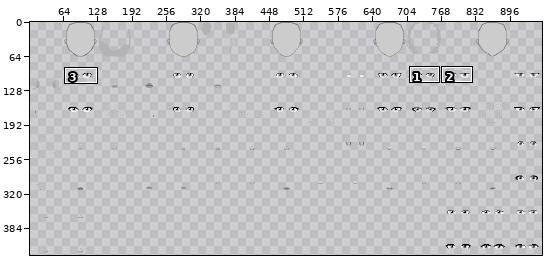
File history of a pixel-art file, Assets/Images/Face Spritesheet.aseprite. The picture above shows the old version from afar; the outline marks the close-up.
Close-up. Earlier state:
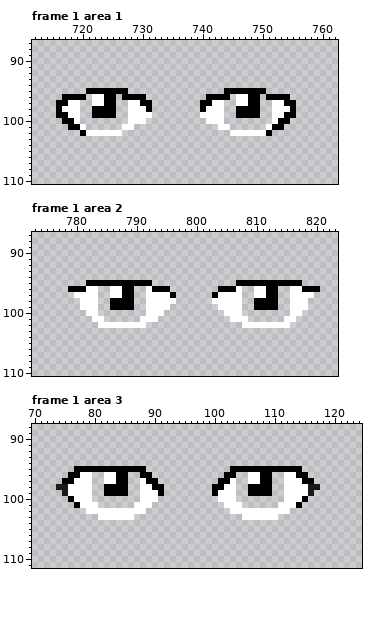
960x448 pixels, 5 frames. Shown: frame 1 area 1: x 712..762, y 87..110; frame 1 area 2: x 773..823, y 87..110; frame 1 area 3: x 70..124, y 88..111. The wide view leaves out empty margins. The commit also changed other frames or places, which this record leaves out.
New version:
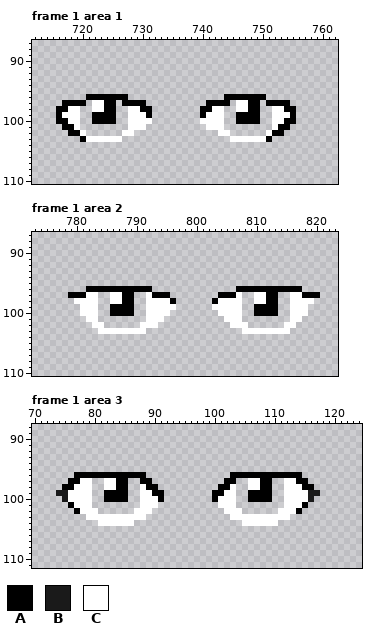
Palette (. is transparent): A #000000  B #1a1a1a  C #ffffff
Diff:
--- frame 1 area 1, layer "Layer"
@@ x 712..762 @@
  94 ...................................................
- 95 .........AAAAAAA................AAAAAAA............
- 96 .....AAAA.CCAA.AAAA..........AAAA.CCAA.AAAA........
- 97 ....AACC..CCAA..CCAA........AACC..CCAA..CCAA.......
- 98 ....ACCC..AAAA..CCCA........ACCC..AAAA..CCCA.......
- 99 ....AACC..AAAA..CCCC........CCCC..AAAA..CCAA.......
-100 .....AAC........CCC..........CCC........CAA........
-101 ......AAC......CC..............CC......CAA.........
-102 ........ACCCCCC..................CCCCCCA...........
-103 ...................................................
+ 95 ...................................................
+ 96 .........AAAAAAA................AAAAAAA............
+ 97 .....AAAA.CCAA.AAAA..........AAAA.CCAA.AAAA........
+ 98 ....AACC..CCAA..CCAA........AACC..CCAA..CCAA.......
+ 99 ....ACCC..AAAA..CCCA........ACCC..AAAA..CCCA.......
+100 ....AACC..AAAA..CCCC........CCCC..AAAA..CCAA.......
+101 .....AAC........CCC..........CCC........CAA........
+102 ......AAC......CC..............CC......CAA.........
+103 ........ACCCCCC..................CCCCCCA...........
 104 ...................................................
--- frame 1 area 2, layer "Layer"
@@ x 773..823 @@
  94 ...................................................
- 95 .........AAAAAAAAAAA..............AAAAAAAAAAA......
- 96 ......AAACC..CCAA..CAAA........AAAC..CCAA..CCAAA...
- 97 .......CCCC..CCAA..CCCCA......ACCCC..CCAA..CCCC....
- 98 ........CCC..AAAA..CCCCC......CCCCC..AAAA..CCC.....
- 99 ........CCC..AAAA..CCCC........CCCC..AAAA..CCC.....
-100 .........CC........CCC..........CCC........CC......
-101 ..........CC......CCC............CCC......CC.......
-102 ...........CCCCCCCC................CCCCCCCC........
-103 ...................................................
+ 95 ...................................................
+ 96 .........AAAAAAAAAAA..............AAAAAAAAAAA......
+ 97 ......AAACC..CCAA..CAAA........AAAC..CCAA..CCAAA...
+ 98 .......CCCC..CCAA..CCCCA......ACCCC..CCAA..CCCC....
+ 99 ........CCC..AAAA..CCCCC......CCCCC..AAAA..CCC.....
+100 ........CCC..AAAA..CCCC........CCCC..AAAA..CCC.....
+101 .........CC........CCC..........CCC........CC......
+102 ..........CC......CCC............CCC......CC.......
+103 ...........CCCCCCCC................CCCCCCCC........
 104 ...................................................
--- frame 1 area 3, layer "Layer"
@@ x 70..124 @@
  94 .......................................................
- 95 .......AAAAAAAAAAAA..............AAAAAAAAAAAA..........
- 96 ......AACC..CCAA..AA............AA..CCAA..CCAA.........
- 97 .....AACCC..CCAA..CAA..........AAC..CCAA..CCCAA........
- 98 ....BBCCCC..AAAA..CCAA........AACC..AAAA..CCCCBB.......
- 99 .....BCCCC..AAAA..CCCA........ACCC..AAAA..CCCCB........
-100 ......ACCC........CCC..........CCC........CCCA.........
-101 .......ACCC......CCC............CCC......CCCA..........
-102 .........CCCCCCCCCC..............CCCCCCCCCC............
-103 ...........CCCCCC..................CCCCCC..............
-104 .......................................................
+ 95 .......................................................
+ 96 .......AAAAAAAAAAAA..............AAAAAAAAAAAA..........
+ 97 ......AACC..CCAA..AA............AA..CCAA..CCAA.........
+ 98 .....AACCC..CCAA..CAA..........AAC..CCAA..CCCAA........
+ 99 ....BBCCCC..AAAA..CCAA........AACC..AAAA..CCCCBB.......
+100 .....BCCCC..AAAA..CCCA........ACCC..AAAA..CCCCB........
+101 ......ACCC........CCC..........CCC........CCCA.........
+102 .......ACCC......CCC............CCC......CCCA..........
+103 .........CCCCCCCCCC..............CCCCCCCCCC............
+104 ...........CCCCCC..................CCCCCC..............
 105 .......................................................
